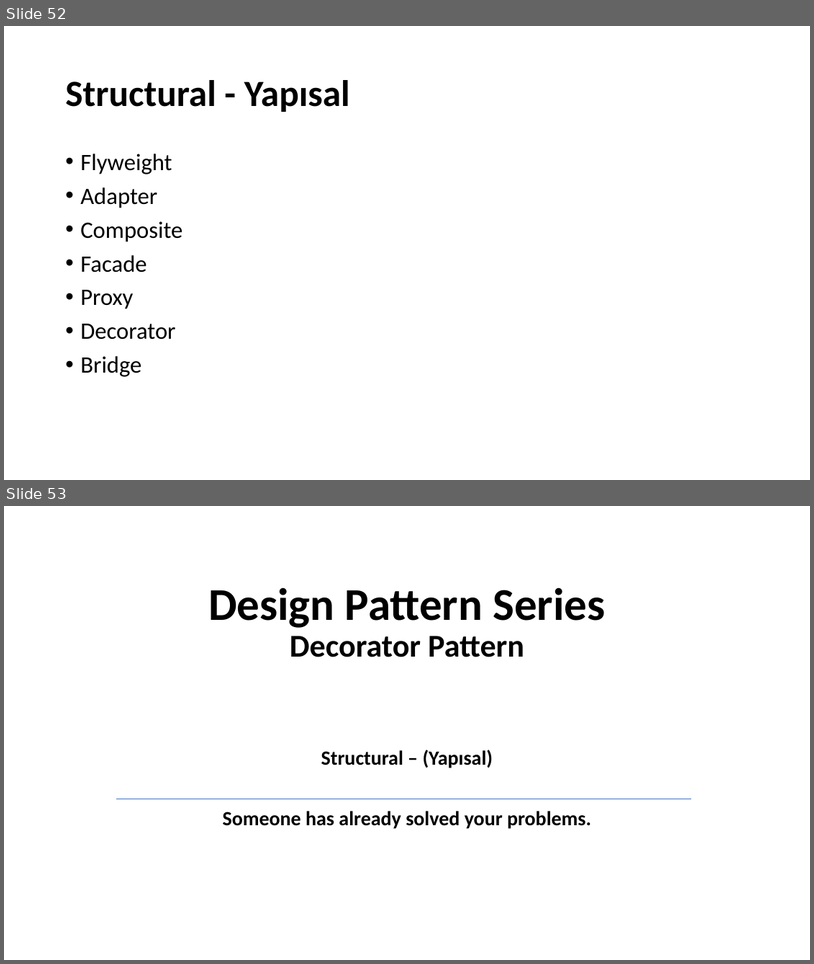
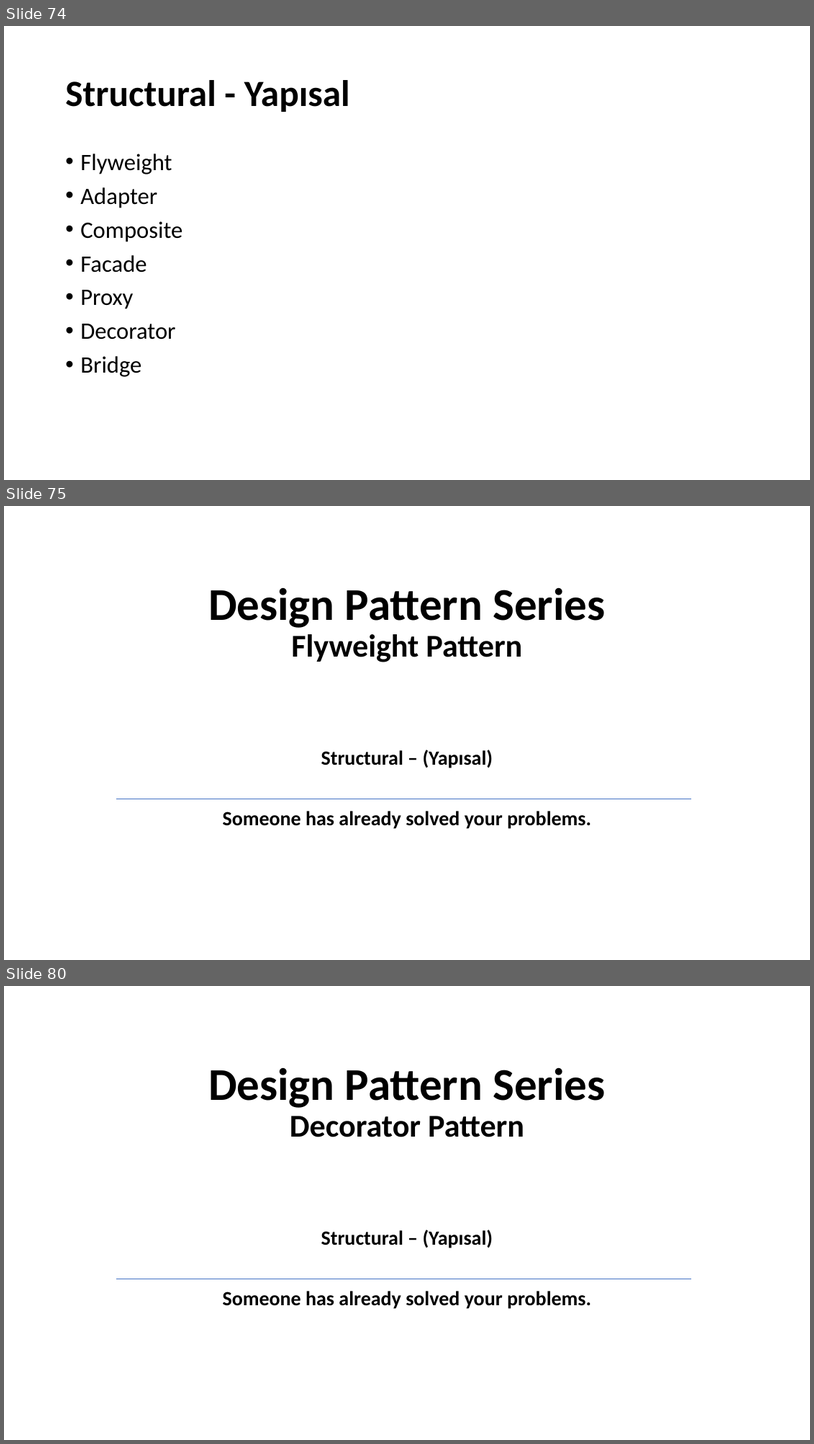
Before and after one commit to umiitkose/DesignPattern-Umiitkose, a slide deck: Tasarımdesenleri.pptx. Shown one above the other, each under a label of ours: slides 52 and 53 before the commit, slides 74, 75 and 80 after it; the slides between them are not shown. The pictures are 814x964 and 814x1444 pixels, drawn with LibreOffice and Linux fonts; fonts in the diff are those of the drawing. Boxes give left, top, right and bottom in pixels: in the first picture for what was removed or moved away, otherwise in the second. Text is boxed around its words. In the diff, an @@ line names an element or a change of style, - is before the commit and + after.

```diff
--- a/Tasarımdesenleri.pptx
+++ b/Tasarımdesenleri.pptx
@@ slide 75 added at (4,506,810,960), background #FFFFFF @@
@@ title added at (208,587,605,662), 54 pt, text #000000, bold @@
+Design Pattern Series
+Flyweight Pattern
@@ subtitle added at (223,749,592,829), 24 pt, text #000000, bold @@
+Structural – (Yapısal)
+Someone has already solved your problems.
@@ line added from (116, 798) to (692, 798), #4472C4 0.5 pt @@
@@ what was slide 52 is now slide 74 @@
@@ what was slide 53 is now slide 80 @@
```
Also in this commit, not shown: 6 slides changed, 27 other slides added, 2 slides removed.
